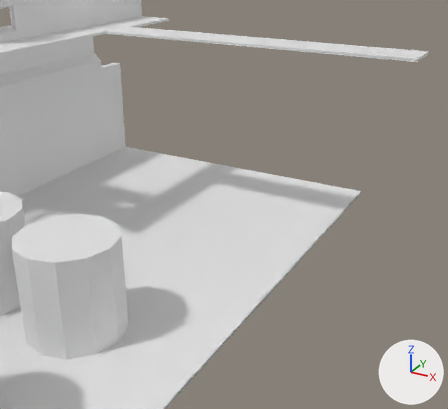
An edit to the Blender file Blender/Levels/Patifakki/Patifakki.blend, drawn before and after from the same camera.
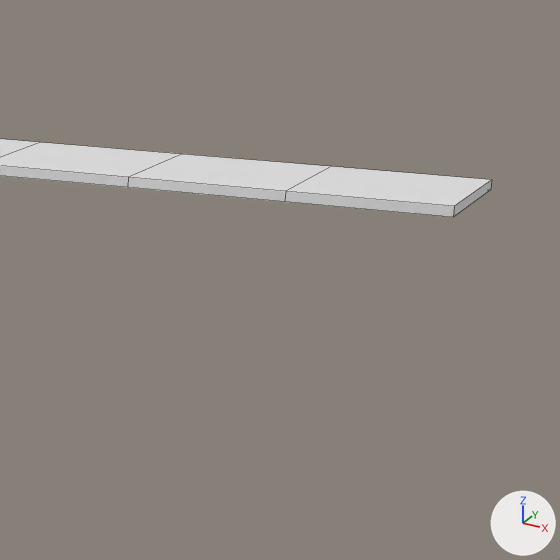
Each version is shown from a camera (50 mm lens) standing at (76.8, -40.3, 9.5) and looking at (53.4, 2.3, -11.8), then close up on the part from 64% to 100% of the width and 0% to 39% of the height. Arrows for +X, +Y and +Z are at lower right; the lights stay in place. The close-ups show mesh edges as thin lines.

Objects in the first close-up: 'MOD_Ground_Flat_4x4.012'.
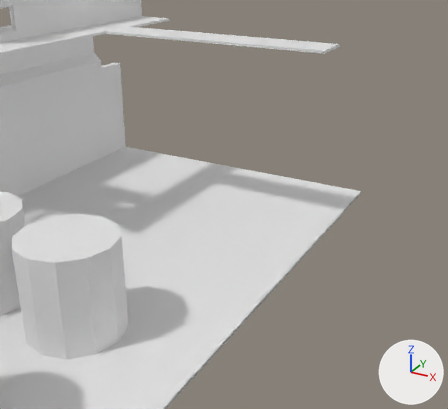
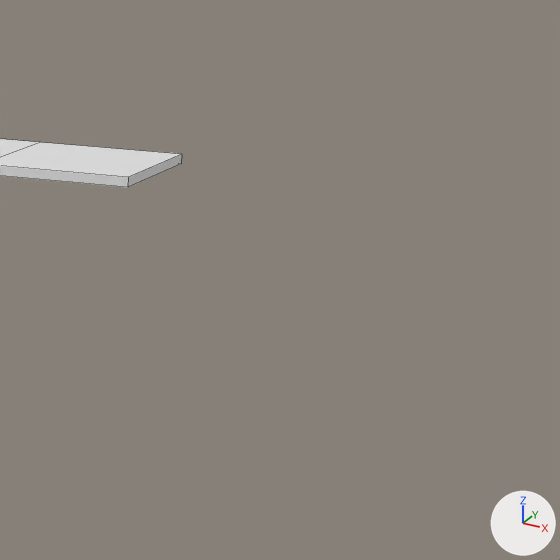
Where the change shows, as pixel boxes [x1, y1, x2, y2] in the close-ups (560 x 560 px):
'MOD_Ground_Flat_4x4.012', modifiers changed: before [0, 139, 492, 217]; after [0, 139, 182, 187]

What changed in the scene script:
```text
Change ob_mod_ground_flat_4x4_012:
    where _m = ob_mod_ground_flat_4x4_012.modifiers.new('Array', 'ARRAY')
    _m.count: 8 -> 6
```
